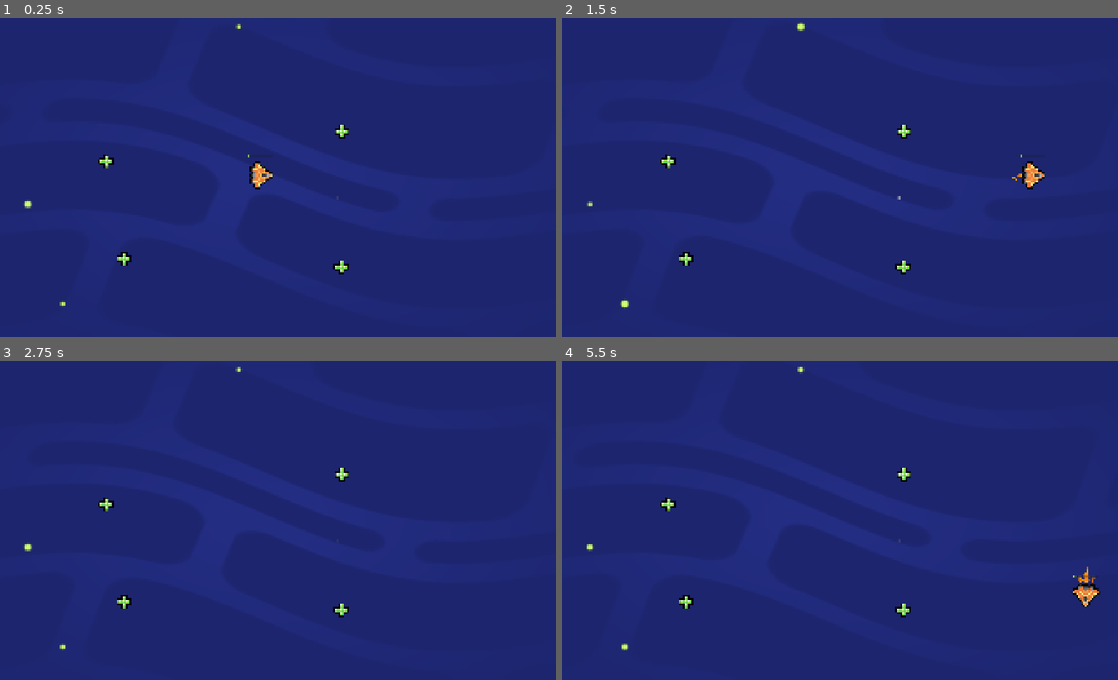
Above: before the commit, frames 1-4 (two rows, left to right).
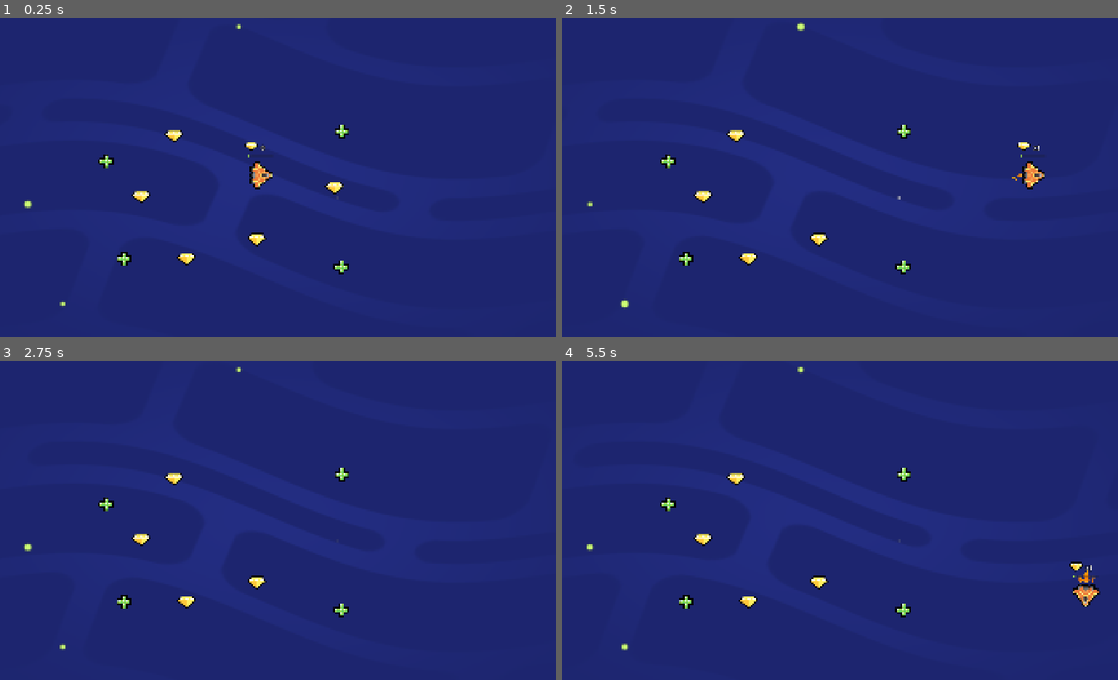
Above: after the commit, the same moments.

Repository: peeryo/M05-SY2526-Loot-it-All
Game: Godot game, scene res://lessons/space_level.tscn
Two runs of this game, one before a commit and one after it. Both use one fixed random seed, a clock stepped at 60 frames per second and the inputs below.
Inputs (mouse positions are in pixels of both pictures, inside the frame that each line leads up to):
- Up to frame 1 (0.25 s): no input
- Up to frame 2 (1.5 s): tap Enter at 0.5 s; move the mouse to (956, 158) at 0.52 s; hold D (move_right) 0.53-1.25 s; tap Z at 0.6 s; click (956, 158) at 0.67 s; tap Space at 0.77 s; drag from (712, 190) to (973, 174) at 1.27 s
- Up to frame 3 (2.75 s): move the mouse to (322, 443) at 2.02 s; hold D (move_right) from 2.03 s (still down); tap Z at 2.1 s
- Up to frame 4 (5.5 s): release D (move_right) at 2.75 s; tap Space at 2.75, 3.77, 4.25 s; drag from (795, 581) to (667, 504) at 2.77 s; tap Enter at 3.5 s; move the mouse to (1001, 565) at 3.52 s; hold A (move_left) 3.53-4.25 s; tap Z at 3.6, 5.1 s; drag from (650, 466) to (901, 475) at 4.27 s; move the mouse to (856, 517) at 5.02 s; hold S (move_down) from 5.03 s (still down); click (856, 517) at 5.17 s

The runs differ from the first frame. In frame 1, 0.5% of the frame differs, in the area x 23-62%, y 35-78%; in frame 2, 0.4%; in frame 3, 0.4%; in frame 4, 0.5%.

Commit message:
M5L6 completed

Diff:
--- /dev/null
+++ b/lessons/gem.tscn
@@ -0,0 +1,16 @@
+[gd_scene load_steps=4 format=3 uid="uid://4clsvdvuyocx"]
+
+[ext_resource type="Script" uid="uid://24ln0ahcx7f8" path="res://lessons/item.gd" id="1_ulrl0"]
+[ext_resource type="Texture2D" uid="uid://d0bh8am2qd005" path="res://assets/gem_icon.png" id="2_ulrl0"]
+
+[sub_resource type="CircleShape2D" id="CircleShape2D_37o3p"]
+radius = 30.0
+
+[node name="Gem" type="Area2D" groups=["gem"]]
+script = ExtResource("1_ulrl0")
+
+[node name="Sprite2D" type="Sprite2D" parent="."]
+texture = ExtResource("2_ulrl0")
+
+[node name="CollisionShape2D" type="CollisionShape2D" parent="."]
+shape = SubResource("CircleShape2D_37o3p")
--- a/lessons/health_pack.tscn
+++ b/lessons/health_pack.tscn
@@ -1,12 +1,12 @@
 [gd_scene load_steps=4 format=3 uid="uid://o1ca06m0k4bk"]
 
 [ext_resource type="Texture2D" uid="uid://dknpi2mq4dhpa" path="res://assets/health_icon.svg" id="1_37o3p"]
-[ext_resource type="Script" uid="uid://24ln0ahcx7f8" path="res://lessons/health_pack.gd" id="1_ht84s"]
+[ext_resource type="Script" uid="uid://24ln0ahcx7f8" path="res://lessons/item.gd" id="1_ht84s"]
 
 [sub_resource type="CircleShape2D" id="CircleShape2D_37o3p"]
 radius = 30.0
 
-[node name="HealthPack" type="Area2D"]
+[node name="HealthPack" type="Area2D" groups=["healing_item"]]
 script = ExtResource("1_ht84s")
 
 [node name="Sprite2D" type="Sprite2D" parent="."]
--- a/lessons/ship.gd
+++ b/lessons/ship.gd
@@ -1,5 +1,5 @@
 extends Area2D
-
+var gem_count := 0
 var max_speed := 1200.0
 var velocity := Vector2(0, 0)
 var steering_factor := 3.0
@@ -31,4 +31,11 @@
 	get_node("Control/HealthBar").value = health
 
 func _on_area_entered(area_that_entered: Area2D) -> void:
-	set_health(health + 10)
+	if area_that_entered.is_in_group("gem"):
+		set_gem_count(gem_count +1)
+	elif area_that_entered.is_in_group("healing_item"):
+		set_health(health + 10)
+
+func set_gem_count(new_gem_count: int) -> void:
+	gem_count = new_gem_count
+	get_node("Control/GemCount").text = "x" + str(gem_count)
--- a/lessons/ship.tscn
+++ b/lessons/ship.tscn
@@ -1,7 +1,8 @@
-[gd_scene load_steps=7 format=3 uid="uid://dmv50krf4bo5r"]
+[gd_scene load_steps=9 format=3 uid="uid://dmv50krf4bo5r"]
 
 [ext_resource type="Texture2D" uid="uid://bniyrxn3r2v8h" path="res://assets/ship.png" id="3_pdppw"]
 [ext_resource type="Script" uid="uid://bwkr2t4ku15qq" path="res://lessons/ship.gd" id="4_p1sls"]
+[ext_resource type="Texture2D" uid="uid://d0bh8am2qd005" path="res://assets/gem_icon.png" id="5_h3paj"]
 [ext_resource type="PackedScene" uid="uid://dgf54k70yiiff" path="res://assets/ship_visual_effects/main_thruster/main_thruster.tscn" id="5_q7c3l"]
 [ext_resource type="PackedScene" uid="uid://bklom8bhpxg4h" path="res://assets/ship_visual_effects/side_thruster/side_thruster.tscn" id="6_1updt"]
 
@@ -14,6 +15,11 @@
 corner_radius_top_right = 4
 corner_radius_bottom_right = 4
 corner_radius_bottom_left = 4
+
+[sub_resource type="LabelSettings" id="LabelSettings_h3paj"]
+font_size = 20
+outline_size = 8
+outline_color = Color(0.0018410678, 0.0018410682, 0.0018410678, 1)
 
 [node name="Ship" type="Area2D"]
 script = ExtResource("4_p1sls")
@@ -52,3 +58,16 @@
 value = 90.0
 rounded = true
 show_percentage = false
+
+[node name="Sprite2D" type="Sprite2D" parent="Control"]
+position = Vector2(-32, -95.00001)
+scale = Vector2(0.75, 0.75)
+texture = ExtResource("5_h3paj")
+
+[node name="GemCount" type="Label" parent="Control"]
+layout_mode = 0
+offset_top = -105.0
+offset_right = 40.0
+offset_bottom = -82.0
+text = "0"
+label_settings = SubResource("LabelSettings_h3paj")
--- a/lessons/space_level.tscn
+++ b/lessons/space_level.tscn
@@ -1,8 +1,9 @@
-[gd_scene load_steps=4 format=3 uid="uid://btkjymc78ap8d"]
+[gd_scene load_steps=5 format=3 uid="uid://btkjymc78ap8d"]
 
 [ext_resource type="PackedScene" uid="uid://dmv50krf4bo5r" path="res://lessons/ship.tscn" id="2_2j1u5"]
 [ext_resource type="PackedScene" uid="uid://bxfevggvxo634" path="res://assets/background/space_background.tscn" id="3_e6xy1"]
 [ext_resource type="PackedScene" uid="uid://o1ca06m0k4bk" path="res://lessons/health_pack.tscn" id="3_etm7e"]
+[ext_resource type="PackedScene" uid="uid://4clsvdvuyocx" path="res://lessons/gem.tscn" id="4_4rc43"]
 
 [node name="Level" type="Node2D"]
 
@@ -22,3 +23,18 @@
 
 [node name="HealthPack4" parent="." instance=ExtResource("3_etm7e")]
 position = Vector2(1213, 401)
+
+[node name="Gem" parent="." instance=ExtResource("4_4rc43")]
+position = Vector2(700, 823)
+
+[node name="Gem2" parent="." instance=ExtResource("4_4rc43")]
+position = Vector2(550, 617)
+
+[node name="Gem3" parent="." instance=ExtResource("4_4rc43")]
+position = Vector2(659, 416)
+
+[node name="Gem4" parent="." instance=ExtResource("4_4rc43")]
+position = Vector2(1189, 588)
+
+[node name="Gem5" parent="." instance=ExtResource("4_4rc43")]
+position = Vector2(932, 759)
Renamed: lessons/health_pack.gd -> lessons/item.gd
Renamed: lessons/health_pack.gd.uid -> lessons/item.gd.uid
